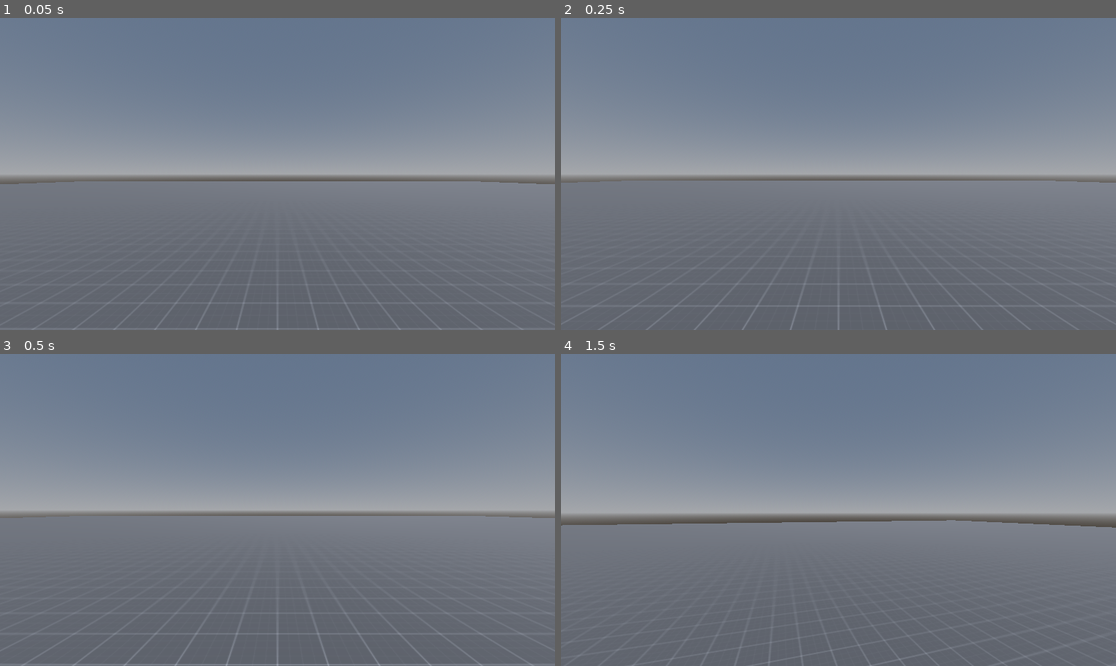
Above: before the commit, frames 1-4 (two rows, left to right).
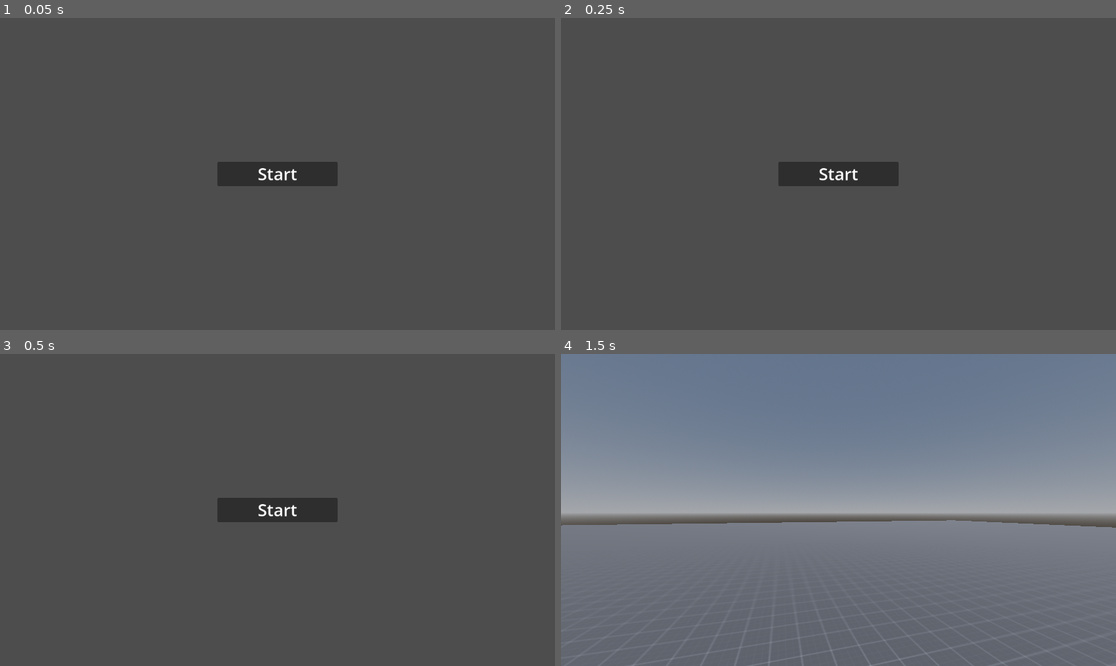
Above: after the commit, the same moments.

Repository: Deeeeelan/Some-Game-Jam-24
Game: Godot game, scene res://Scenes/Title Screen.tscn
Two runs of this game, one before a commit and one after it. Both use one fixed random seed, a clock stepped at 60 frames per second and the inputs below.
Inputs (mouse positions are in pixels of both pictures, inside the frame that each line leads up to):
- Up to frame 1 (0.05 s): no input
- Up to frame 2 (0.25 s): no input
- Up to frame 3 (0.5 s): no input
- Up to frame 4 (1.5 s): click (838, 510) at 0.5 s, where only the run after the commit has a clickable "Start"; tap Enter (ui_accept) at 1.25, 1.35 s; move the mouse to (866, 510) at 1.27 s; hold W (Forward) from 1.28 s (still down)

The runs differ from the first frame. In frame 1, 100% of the frame differs, in the area x 0-100%, y 0-100%; in frame 2, 100%; in frame 3, 100%; in frame 4, nothing differs.

Commit message:
Added Title Screen

Diff:
--- a/Scenes/Game.tscn
+++ b/Scenes/Game.tscn
@@ -1,24 +1,55 @@
-[gd_scene load_steps=2 format=3 uid="uid://caeeogffw2krf"]
+[gd_scene load_steps=8 format=3 uid="uid://d0no0vp0vj5t1"]
 
-[ext_resource type="PackedScene" uid="uid://bdxw0nilghpb4" path="res://Assets/player.tscn" id="1_6578n"]
+[ext_resource type="Script" path="res://Scripts/player.gd" id="1_iytmc"]
+[ext_resource type="Material" uid="uid://c4v43aqjhny6t" path="res://Resources/Materials/Placeholder.tres" id="2_hgni2"]
 
-[node name="Game" type="Node"]
+[sub_resource type="CapsuleShape3D" id="CapsuleShape3D_44npv"]
 
-[node name="Node3D" type="Node3D" parent="."]
+[sub_resource type="CapsuleMesh" id="CapsuleMesh_ey0af"]
 
-[node name="Test Floor" type="CSGBox3D" parent="Node3D"]
-transform = Transform3D(1, 0, 0, 0, 1, 0, 0, 0, 1, 0, -1.16607, 0)
-size = Vector3(50, 1, 50)
+[sub_resource type="ProceduralSkyMaterial" id="ProceduralSkyMaterial_rjoyy"]
 
-[node name="Camera3D" type="Camera3D" parent="Node3D"]
-transform = Transform3D(1, 0, 0, 0, 1, 0, 0, 0, 1, -0.0947576, 0.749126, 0.026963)
-current = true
+[sub_resource type="Sky" id="Sky_p2ky0"]
+sky_material = SubResource("ProceduralSkyMaterial_rjoyy")
+
+[sub_resource type="Environment" id="Environment_k2ec4"]
+background_mode = 2
+sky = SubResource("Sky_p2ky0")
+
+[node name="Title Screen" type="Node"]
+
+[node name="Background" type="Node3D" parent="."]
+
+[node name="CharacterBody3D" type="CharacterBody3D" parent="Background"]
+script = ExtResource("1_iytmc")
+
+[node name="CollisionShape3D" type="CollisionShape3D" parent="Background/CharacterBody3D"]
+shape = SubResource("CapsuleShape3D_44npv")
+
+[node name="Head" type="Node3D" parent="Background/CharacterBody3D"]
+transform = Transform3D(1, 0, 0, 0, 1, 0, 0, 0, 1, 0, 0.5, 0)
+
+[node name="Camera3D" type="Camera3D" parent="Background/CharacterBody3D/Head"]
+
+[node name="MeshInstance3D" type="MeshInstance3D" parent="Background/CharacterBody3D"]
+mesh = SubResource("CapsuleMesh_ey0af")
+
+[node name="Test Floor" type="CSGBox3D" parent="Background"]
+transform = Transform3D(1, 0, 0, 0, 1, 0, 0, 0, 1, 0, -1.88503, 0)
+use_collision = true
+size = Vector3(100, 1, 100)
+material = ExtResource("2_hgni2")
+
+[node name="WorldEnvironment" type="WorldEnvironment" parent="Background"]
+environment = SubResource("Environment_k2ec4")
+
+[node name="DirectionalLight3D" type="DirectionalLight3D" parent="Background"]
+transform = Transform3D(0.707107, 0.5, -0.5, 0, 0.707107, 0.707107, 0.707107, -0.5, 0.5, -5, 5, 5)
+light_energy = 2.0
+shadow_enabled = true
 
 [node name="Control" type="Control" parent="."]
 layout_mode = 3
 anchors_preset = 0
 offset_right = 40.0
 offset_bottom = 40.0
-
-[node name="Player" parent="." instance=ExtResource("1_6578n")]
-transform = Transform3D(1, 0, 0, 0, 1, 0, 0, 0, 1, -0.0947576, 0.749126, 0.026963)
--- a/Scenes/Title Screen.tscn
+++ b/Scenes/Title Screen.tscn
@@ -1,55 +1,46 @@
-[gd_scene load_steps=8 format=3 uid="uid://d0no0vp0vj5t1"]
+[gd_scene load_steps=3 format=3 uid="uid://caeeogffw2krf"]
 
-[ext_resource type="Script" path="res://player.gd" id="1_m6fgu"]
-[ext_resource type="Material" uid="uid://c4v43aqjhny6t" path="res://Resources/Materials/Placeholder.tres" id="2_bkyoo"]
+[ext_resource type="Script" path="res://Scripts/StartGame.gd" id="1_6cbjg"]
 
-[sub_resource type="CapsuleShape3D" id="CapsuleShape3D_44npv"]
-
-[sub_resource type="CapsuleMesh" id="CapsuleMesh_ey0af"]
-
-[sub_resource type="ProceduralSkyMaterial" id="ProceduralSkyMaterial_rjoyy"]
-
-[sub_resource type="Sky" id="Sky_p2ky0"]
-sky_material = SubResource("ProceduralSkyMaterial_rjoyy")
-
-[sub_resource type="Environment" id="Environment_k2ec4"]
-background_mode = 2
-sky = SubResource("Sky_p2ky0")
+[sub_resource type="LabelSettings" id="LabelSettings_w3p1i"]
+font_size = 35
 
 [node name="Title Screen" type="Node"]
 
-[node name="Background" type="Node3D" parent="."]
-
-[node name="CharacterBody3D" type="CharacterBody3D" parent="Background"]
-script = ExtResource("1_m6fgu")
-
-[node name="CollisionShape3D" type="CollisionShape3D" parent="Background/CharacterBody3D"]
-shape = SubResource("CapsuleShape3D_44npv")
-
-[node name="Head" type="Node3D" parent="Background/CharacterBody3D"]
-transform = Transform3D(1, 0, 0, 0, 1, 0, 0, 0, 1, 0, 0.5, 0)
-
-[node name="Camera3D" type="Camera3D" parent="Background/CharacterBody3D/Head"]
-
-[node name="MeshInstance3D" type="MeshInstance3D" parent="Background/CharacterBody3D"]
-mesh = SubResource("CapsuleMesh_ey0af")
-
-[node name="Test Floor" type="CSGBox3D" parent="Background"]
-transform = Transform3D(1, 0, 0, 0, 1, 0, 0, 0, 1, 0, -1.88503, 0)
-use_collision = true
-size = Vector3(100, 1, 100)
-material = ExtResource("2_bkyoo")
-
-[node name="WorldEnvironment" type="WorldEnvironment" parent="Background"]
-environment = SubResource("Environment_k2ec4")
-
-[node name="DirectionalLight3D" type="DirectionalLight3D" parent="Background"]
-transform = Transform3D(0.707107, 0.5, -0.5, 0, 0.707107, 0.707107, 0.707107, -0.5, 0.5, -5, 5, 5)
-light_energy = 2.0
-shadow_enabled = true
-
 [node name="Control" type="Control" parent="."]
 layout_mode = 3
-anchors_preset = 0
-offset_right = 40.0
-offset_bottom = 40.0
+anchors_preset = 15
+anchor_right = 1.0
+anchor_bottom = 1.0
+grow_horizontal = 2
+grow_vertical = 2
+
+[node name="Button" type="Button" parent="Control"]
+layout_mode = 1
+anchors_preset = 8
+anchor_left = 0.5
+anchor_top = 0.5
+anchor_right = 0.5
+anchor_bottom = 0.5
+offset_left = -125.0
+offset_top = -25.0
+offset_right = 125.0
+offset_bottom = 25.0
+grow_horizontal = 2
+grow_vertical = 2
+script = ExtResource("1_6cbjg")
+
+[node name="Label" type="Label" parent="Control/Button"]
+layout_direction = 1
+layout_mode = 1
+anchors_preset = 15
+anchor_right = 1.0
+anchor_bottom = 1.0
+grow_horizontal = 2
+grow_vertical = 2
+text = "Start"
+label_settings = SubResource("LabelSettings_w3p1i")
+horizontal_alignment = 1
+vertical_alignment = 1
+
+[node name="Background" type="Node3D" parent="."]
--- /dev/null
+++ b/Scripts/StartGame.gd
@@ -0,0 +1,25 @@
+extends Button
+
+
+
+func ButtonPressed():
+	print("Loading Scene!?!?")
+
+
+	get_tree().change_scene_to_file("res://Scenes/Game.tscn")
+
+
+
+
+
+func _ready():
+	self.pressed.connect(ButtonPressed)
+
+# Called when the node enters the scene tree for the first time.
+#func _ready() -> void:
+#	pass # Replace with function body.
+
+
+# Called every frame. 'delta' is the elapsed time since the previous frame.
+func _process(delta: float) -> void:
+	pass
--- /dev/null
+++ b/Scripts/player.gd
@@ -0,0 +1,43 @@
+extends CharacterBody3D
+
+@onready var head = $Head
+
+const SPEED = 5.0
+const JUMP_VELOCITY = 4.5
+
+const mouse_sens = 0.25
+
+var lerp_speed = 10
+
+var direction = Vector3.ZERO
+
+func _ready():
+	Input.set_mouse_mode(Input.MOUSE_MODE_CAPTURED)
+
+func _input(event):
+	if event is InputEventMouseMotion:
+		rotate_y(deg_to_rad(-event.relative.x * mouse_sens))
+		head.rotate_x(deg_to_rad(-event.relative.y * mouse_sens))
+		head.rotation.x = clamp(head.rotation.x,deg_to_rad(-89),deg_to_rad(89))
+
+func _physics_process(delta: float) -> void:
+	# Add the gravity.
+	if not is_on_floor():
+		velocity += get_gravity() * delta
+
+	# Handle jump.
+	if Input.is_action_just_pressed("ui_accept") and is_on_floor():
+		velocity.y = JUMP_VELOCITY
+
+	# Get the input direction and handle the movement/deceleration.
+	# As good practice, you should replace UI actions with custom gameplay actions.
+	var input_dir := Input.get_vector("Left", "Right", "Forward", "Backward")
+	direction = lerp(direction,(transform.basis * Vector3(input_dir.x, 0, input_dir.y)).normalized(),delta*lerp_speed)
+	if direction:
+		velocity.x = direction.x * SPEED
+		velocity.z = direction.z * SPEED
+	else:
+		velocity.x = move_toward(velocity.x, 0, SPEED)
+		velocity.z = move_toward(velocity.z, 0, SPEED)
+
+	move_and_slide()
--- a/project.godot
+++ b/project.godot
@@ -14,6 +14,15 @@
 run/main_scene="res://Scenes/Title Screen.tscn"
 config/features=PackedStringArray("4.3", "Forward Plus")
 config/icon="res://icon.svg"
+
+[file_customization]
+
+folder_colors={
+"res://Assets/": "red",
+"res://Resources/": "yellow",
+"res://Scenes/": "teal",
+"res://Scripts/": "purple"
+}
 
 [input]
 
